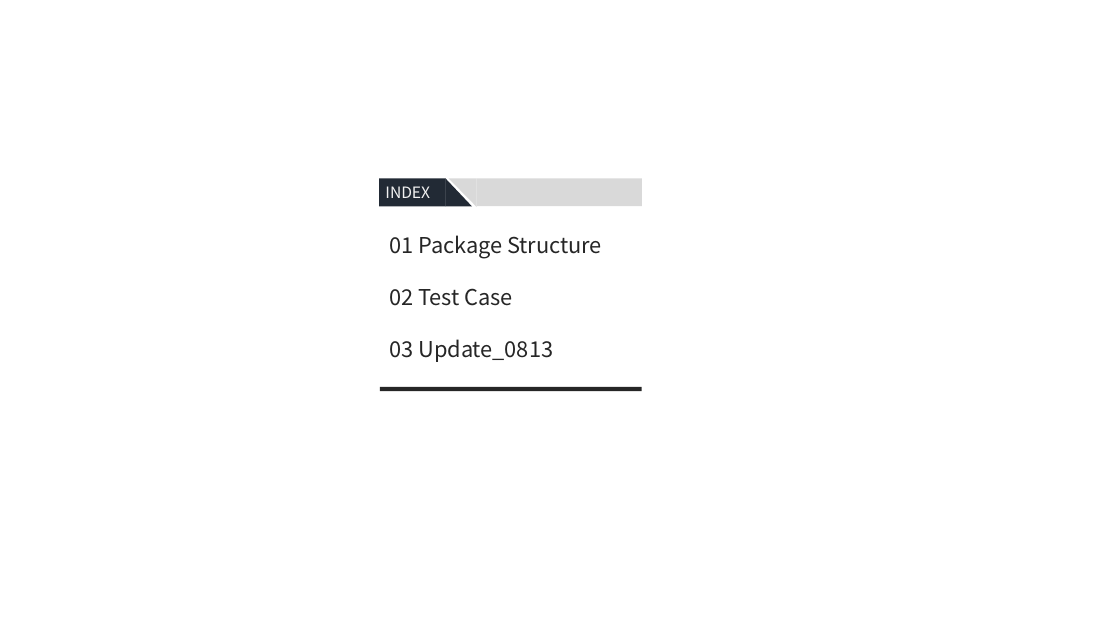
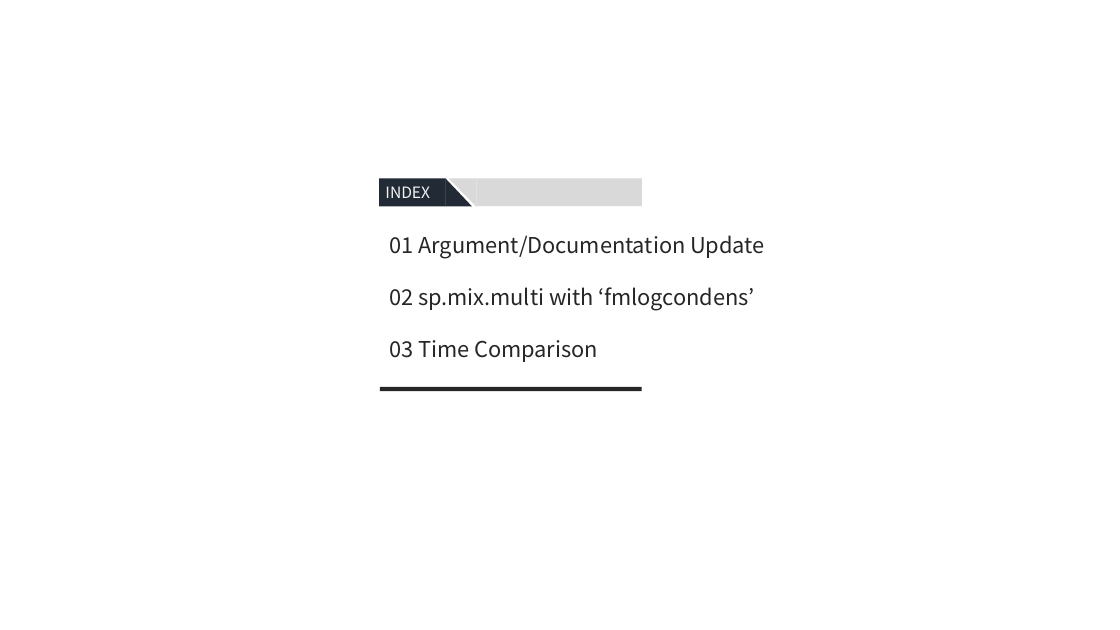
Before and after one commit to JaneeChoi/Semiparam_Mixture, a slide deck: slide 2 of Presentation Slides/0820_SpMix_fmlogcondens.pptx. Drawn at 1120x630 pixels with LibreOffice and Linux fonts; fonts in the diff are those of the drawing. Boxes give left, top, right and bottom in pixels: in the first picture for what was removed or moved away, otherwise in the second. Text is boxed around its words. In the diff, an @@ line names an element or a change of style, - is before the commit and + after.

```diff
--- a/Presentation Slides/0820_SpMix_fmlogcondens.pptx
+++ b/Presentation Slides/0820_SpMix_fmlogcondens.pptx
@@ text at [390, 235, 764, 362]: text changed @@
-01 Package Structure
-02 Test Case
-03 Update_0813
+01 Argument/Documentation Update
+02 sp.mix.multi with ‘fmlogcondens’
+03 Time Comparison
```
Also in this commit, not shown: 7 other slides changed, 6 slides added, 9 slides removed, 3 other files.
